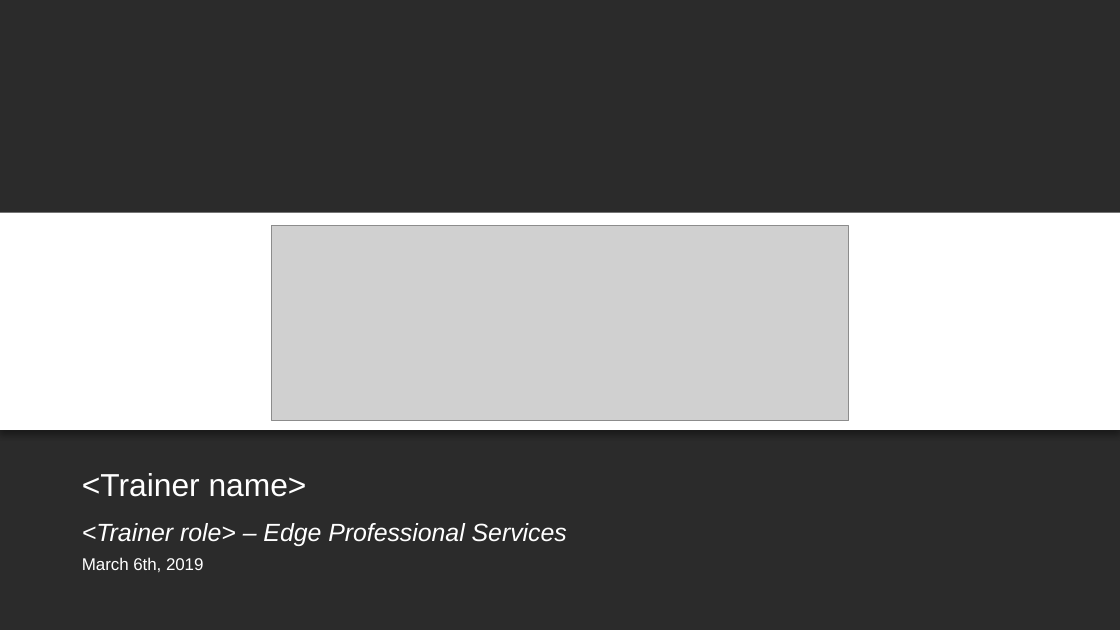
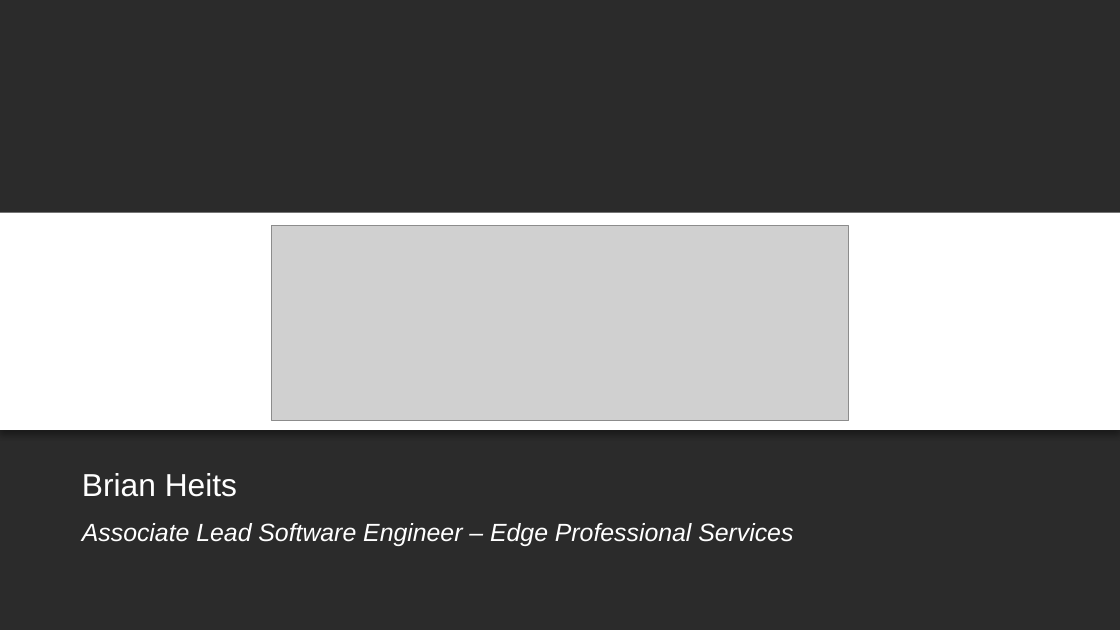
Before and after one commit to BH018364/SMART-on-FHIR-Training, a slide deck: slide 1 of smart-authorization-presentation.pptx. Drawn at 1120x630 pixels with LibreOffice and Linux fonts; fonts in the diff are those of the drawing; grey boxes stand for pictures; background and template pictures are left out; a plain dark background stands for a picture behind light text. Boxes give left, top, right and bottom in pixels: in the first picture for what was removed or moved away, otherwise in the second. Text is boxed around its words. In the diff, an @@ line names an element or a change of style, - is before the commit and + after.

```diff
--- a/smart-authorization-presentation.pptx
+++ b/smart-authorization-presentation.pptx
@@ text at bbox=[82, 473, 237, 497]: text changed @@
-<Trainer name>
+Brian Heits
@@ text at bbox=[82, 523, 793, 546]: text changed @@
-<Trainer role> – Edge Professional Services
+Associate Lead Software Engineer – Edge Professional Services
@@ text removed at bbox=[82, 557, 203, 572] @@
-March 6th, 2019
```
Also in this commit, not shown: 2 other files.
